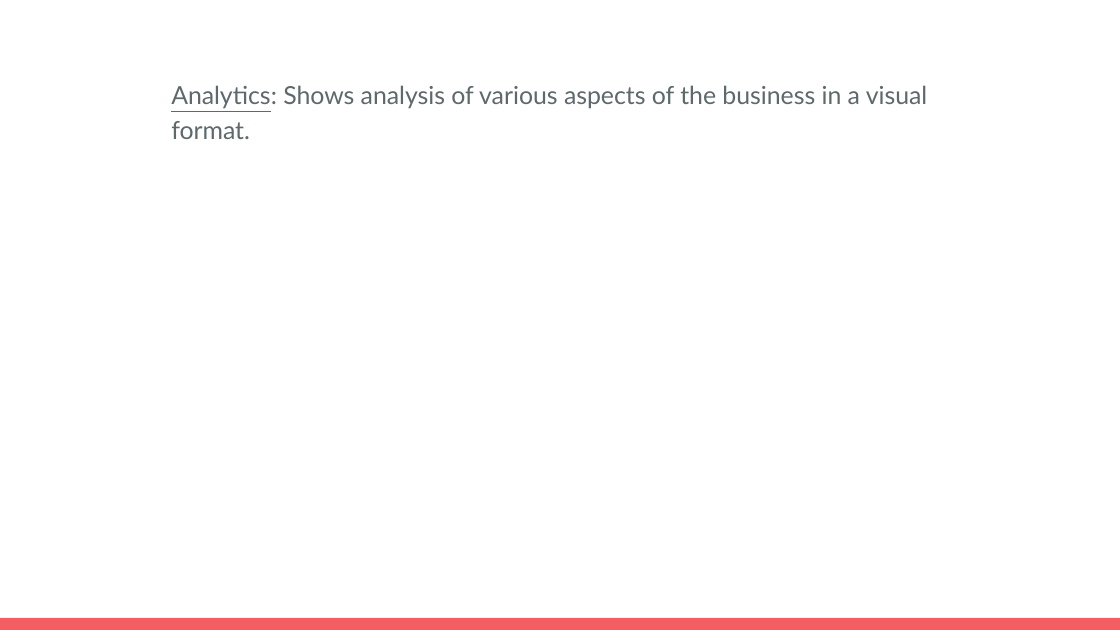
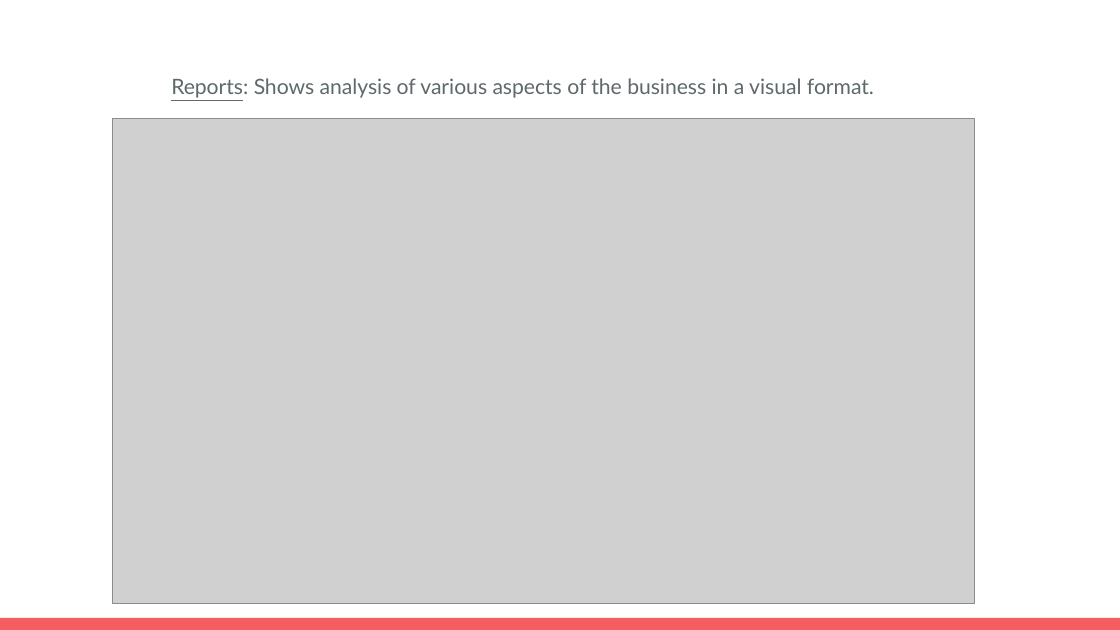
Before and after one commit to TheEshaan/Full-Stack-Laundry-Administration-System, a slide deck: slide 8 of Prima-PPT.pptx. Drawn at 1120x630 pixels with LibreOffice and Linux fonts; fonts in the diff are those of the drawing; grey boxes stand for pictures. Boxes give left, top, right and bottom in pixels: in the first picture for what was removed or moved away, otherwise in the second. Text is boxed around its words. In the diff, an @@ line names an element or a change of style, - is before the commit and + after.

```diff
--- a/Prima-PPT.pptx
+++ b/Prima-PPT.pptx
@@ text at [171,78,874,98]: text changed; size 16 to 13.6 pt @@
-Analytics: Shows analysis of various aspects of the business in a visual format.
+Reports: Shows analysis of various aspects of the business in a visual format.
@@ picture added at [112,119,974,604] @@
```
Also in this commit, not shown: 5 other slides changed, 1 slide removed.
